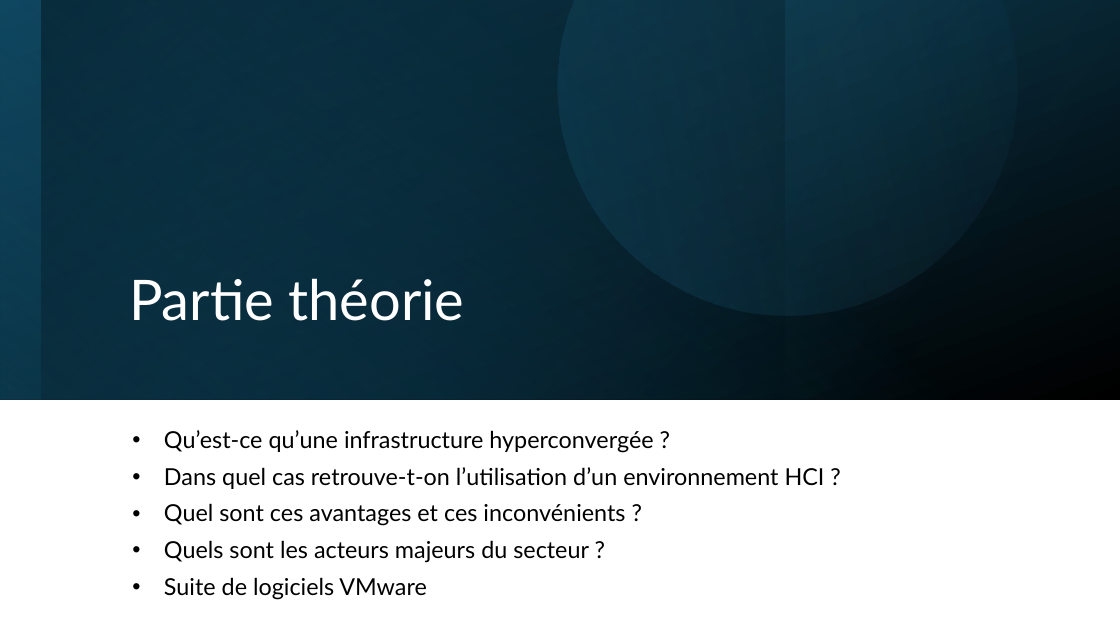
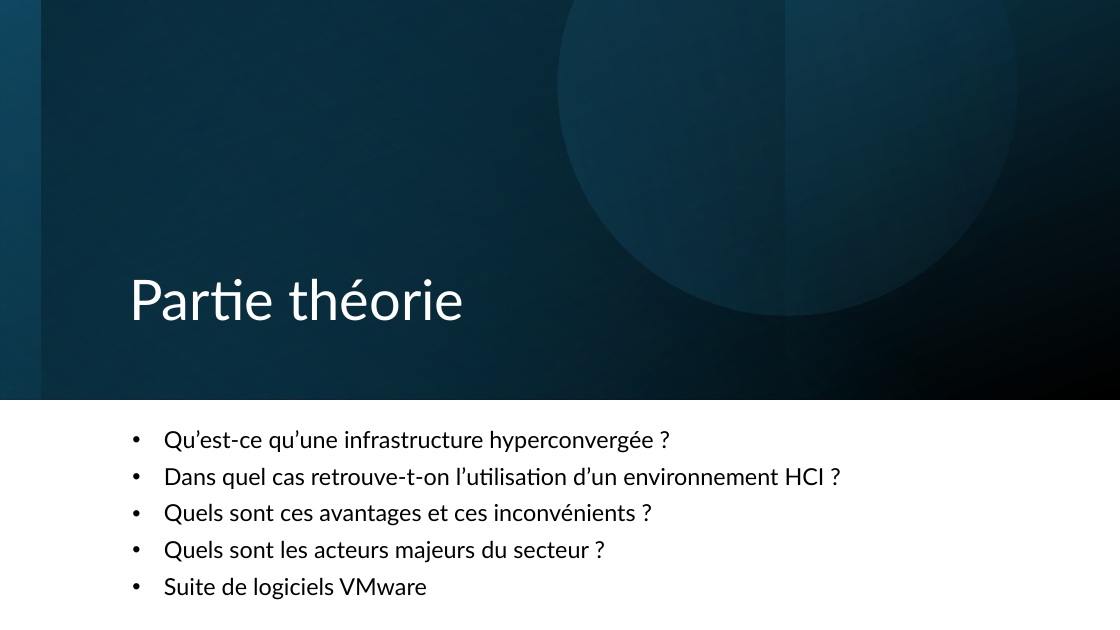
Before and after one commit to Vinc1347900/Stage_Henallux, a slide deck: slide 5 of TFE/DHAIMI_Vincent_PP_TFE.pptx. Drawn at 1120x630 pixels with LibreOffice and Linux fonts; fonts in the diff are those of the drawing. Boxes give left, top, right and bottom in pixels: in the first picture for what was removed or moved away, otherwise in the second. Text is boxed around its words. In the diff, an @@ line names an element or a change of style, - is before the commit and + after.

```diff
--- a/TFE/DHAIMI_Vincent_PP_TFE.pptx
+++ b/TFE/DHAIMI_Vincent_PP_TFE.pptx
@@ text at bbox=[164, 503, 636, 526]: text changed @@
-• Quel sont ces avantages et ces inconvénients ?
+• Quels sont ces avantages et ces inconvénients ?
```
Also in this commit, not shown: 5 other slides changed, 3 other files.
